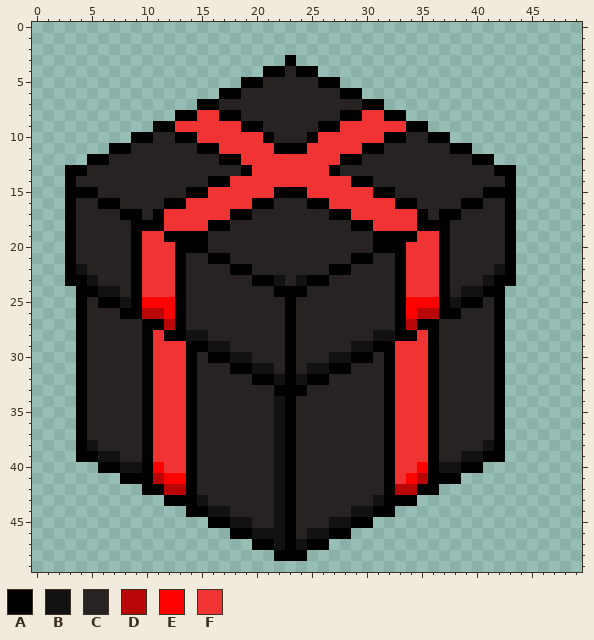
Pixel-art sprite: images/surpriseGift.png. The picture above is the old version.
The file is 50x50 pixels. Colours within 5 levels of each other are drawn and written as one.
Palette (. is transparent): A #000000  B #131212  C #272323  D #b80505  E #ff0000  F #f03333
The result:
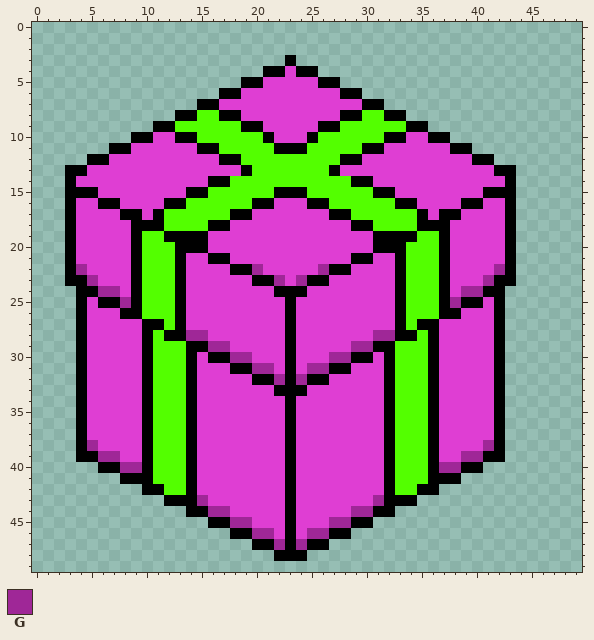
Colours new in this view: G #9f2797
The edit:
colour C: #272323 -> #df3ed3
colour F: #f03333 -> #53ff00
y 22: x 4 B -> G; x 20 C -> G; x 26 C -> G; x 42 B -> G
y 23: x 5 B -> G; x 22 B -> G; x 24 B -> G; x 41 B -> G
y 24: x 6..7 BB -> GG; x 39..40 BB -> GG
y 25: x 8 B -> G; x 10..12 EEE -> FFF; x 34..36 EEE -> FFF; x 38 B -> G
y 26: x 10..12 DDE -> FFF; x 34..36 EDD -> FFF
y 27: x 12 D -> F; x 34 D -> F
y 28: x 14..15 BB -> GG; x 31..32 BB -> GG
y 29: x 16..17 BB -> GG; x 29..30 BB -> GG
y 30: x 18..19 BB -> GG; x 27..28 BB -> GG
y 31: x 20..21 BB -> GG; x 25..26 BB -> GG
y 32: x 22 B -> G; x 24 B -> G
y 34..37: x 22 B -> C
y 38: x 5 B -> G; x 22 B -> C; x 41 B -> G
y 39: x 6..7 BB -> GG; x 22 B -> C; x 39..40 BB -> GG
y 40: x 8..9 BB -> GG; x 11 E -> F; x 22 B -> C; x 35 E -> F; x 37..38 BB -> GG
y 41: x 11..13 DEE -> FFF; x 22 B -> C; x 34..35 ED -> FF
y 42: x 12..13 DD -> FF; x 22 B -> C; x 33..34 DD -> FF
y 43: x 15 B -> G; x 22 B -> C; x 31 B -> G
y 44: x 16..17 BB -> GG; x 22 B -> C; x 29..30 BB -> GG
y 45: x 18..19 BB -> GG; x 22 B -> C; x 27..28 BB -> GG
y 46: x 20..22 BBB -> GGC; x 25..26 BB -> GG
y 47: x 22 B -> G; x 24 B -> G
